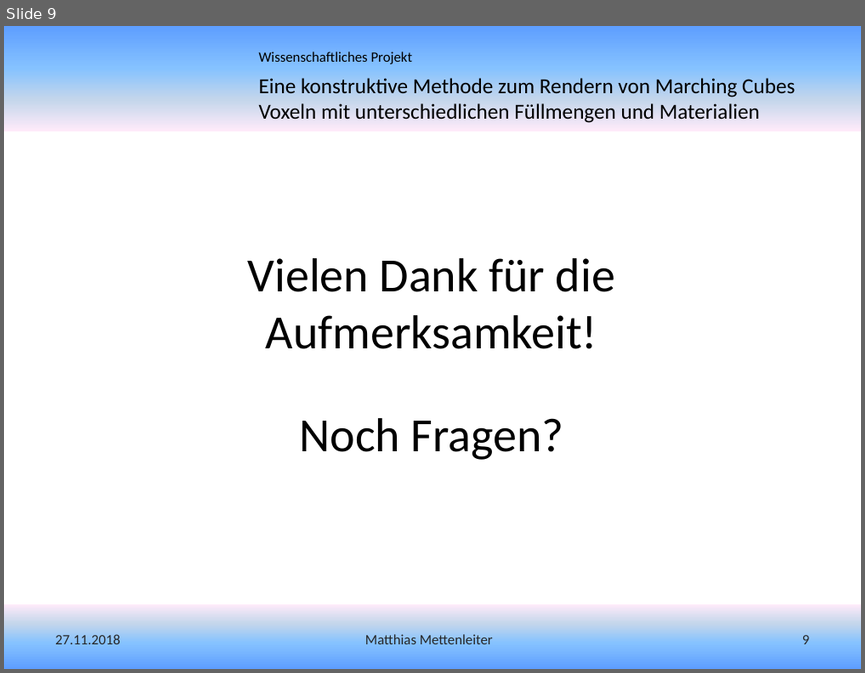
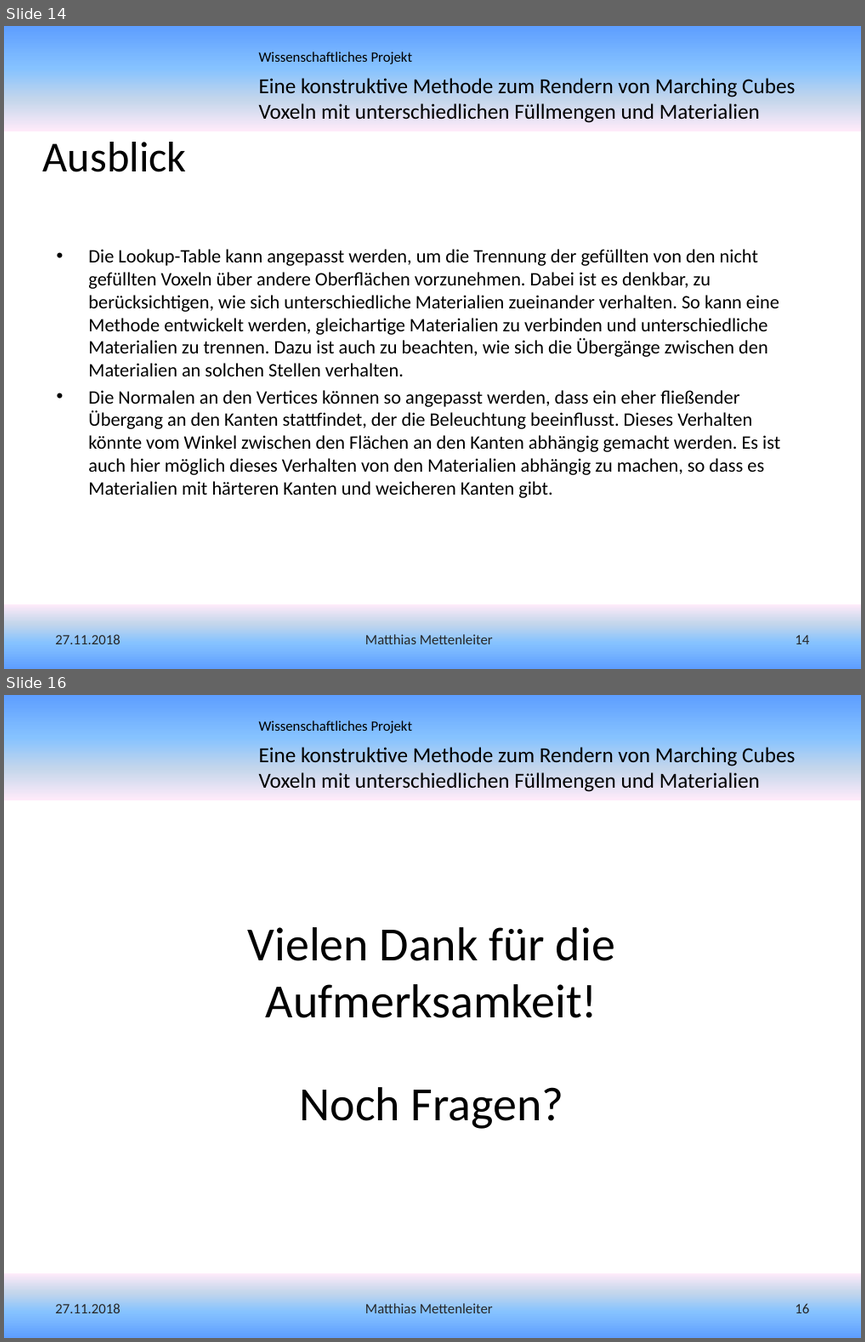
Before and after one commit to MMDaemon/MC_Paper, a slide deck: Vortrag - Eine konstruktive Methode zum Rendern von Marching Cubes Voxeln mit unterschiedlichen Füllmengen und Materialien.pptx. Shown one above the other, each under a label of ours: slide 9 before the commit, slides 14 and 16 after it; the slides between them are not shown. The pictures are 865x673 and 865x1342 pixels, drawn with LibreOffice and Linux fonts; fonts in the diff are those of the drawing; background and template pictures are left out. Boxes give left, top, right and bottom in pixels: in the first picture for what was removed or moved away, otherwise in the second. Text is boxed around its words. In the diff, an @@ line names an element or a change of style, - is before the commit and + after.

```diff
--- a/Vortrag - Eine konstruktive Methode zum Rendern von Marching Cubes Voxeln mit unterschiedlichen Füllmengen und Materialien.pptx
+++ b/Vortrag - Eine konstruktive Methode zum Rendern von Marching Cubes Voxeln mit unterschiedlichen Füllmengen und Materialien.pptx
@@ slide 14 added at <box>4,26,861,669</box>, background #FFFFFF; not listed: 3 template elements that a slide beside it also shows @@
@@ title added at <box>43,142,187,172</box>, 36 pt, text #000000 @@
+Ausblick
@@ text added at <box>88,249,780,498</box>, 16 pt, text #000000 @@
+• Die Lookup-Table kann angepasst werden, um die Trennung der gefüllten von den nicht gefüllten Voxeln über andere Oberflächen vorzunehmen. Dabei ist es denkbar, zu berücksichtigen, wie sich unterschiedliche Materialien zueinander verhalten. So kann eine Methode entwickelt werden, gleichartige Materialien zu verbinden und unterschiedliche Materialien zu trennen. Dazu ist auch zu beachten, wie sich die Übergänge zwischen den Materialien an solchen Stellen verhalten.
+• Die Normalen an den Vertices können so angepasst werden, dass ein eher fließender Übergang an den Kanten stattfindet, der die Beleuchtung beeinflusst. Dieses Verhalten könnte vom Winkel zwischen den Flächen an den Kanten abhängig gemacht werden. Es ist auch hier möglich dieses Verhalten von den Materialien abhängig zu machen, so dass es Materialien mit härteren Kanten und weicheren Kanten gibt.
@@ text added at <box>55,634,120,644</box>, 12 pt, text #262626 @@
+27.11.2018
@@ text added at <box>365,634,493,644</box>, 12 pt, text #262626 @@
+Matthias Mettenleiter
@@ page number added at <box>794,635,809,644</box>, 12 pt, text #262626 @@
+14
@@ what was slide 9 is now slide 16 @@
@@ page number at <box>794,1303,809,1313</box>: text changed @@
-9
+16
```
Also in this commit, not shown: 7 slides changed, 7 other slides added, 1 slide removed, 10 other files.
